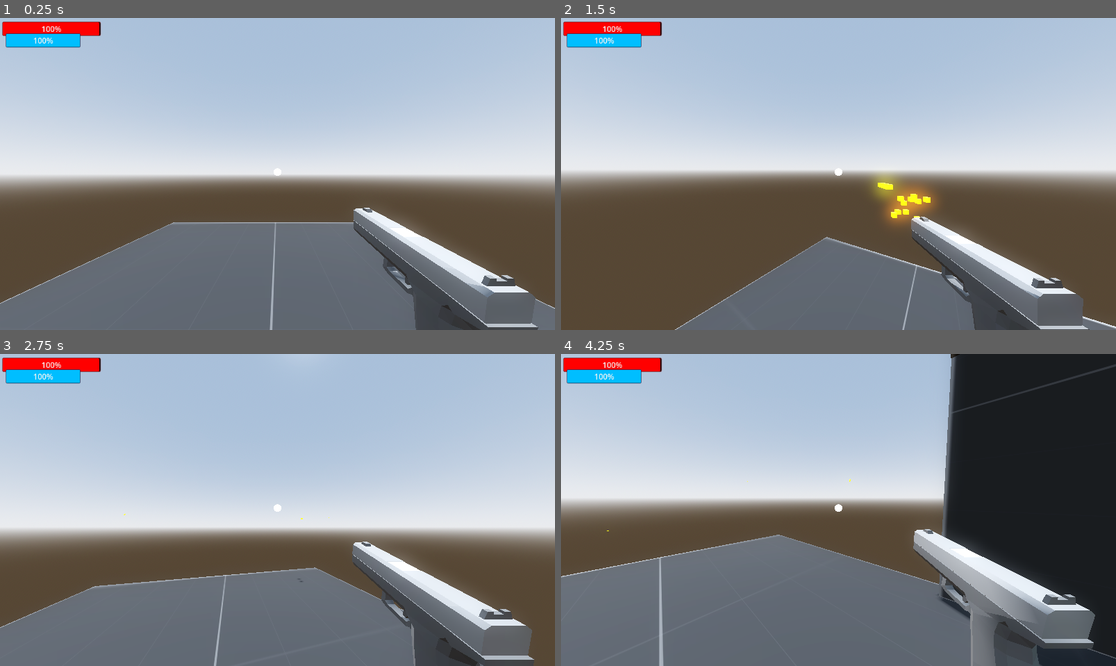
Above: before the commit, frames 1-4 (two rows, left to right).
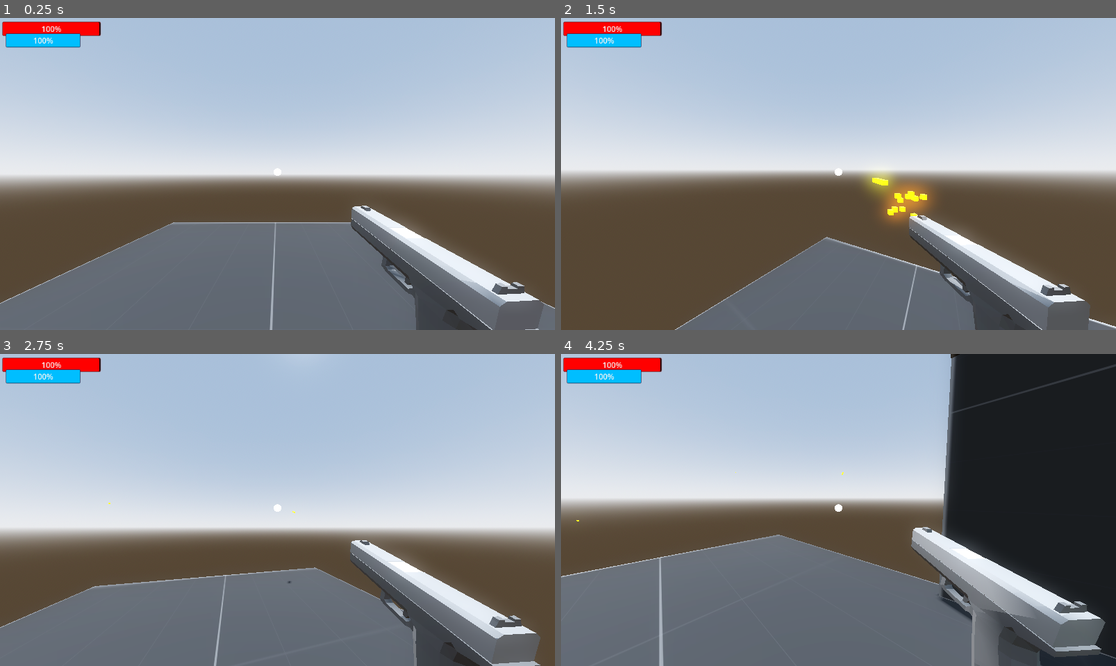
Above: after the commit, the same moments.

Repository: OliverSkogsrud/shooter
Game: Godot game, scene res://Scenes/world.tscn
The game is run twice, just before and just after one commit, with the same random seed, the same clock (stepped at 60 frames per second) and the same inputs.
Inputs (mouse positions are in pixels of both pictures, inside the frame that each line leads up to):
- Up to frame 1 (0.25 s): no input
- Up to frame 2 (1.5 s): tap Enter (ui_accept) at 0.5, 0.77 s; move the mouse to (866, 174) at 0.52 s; tap A (a) at 0.6 s; click (866, 174) at 0.67 s; tap D (d) at 0.8, 1.35 s; move the mouse to (810, 174) at 1.27 s; click (810, 174) at 1.42 s
- Up to frame 3 (2.75 s): tap Enter (ui_accept) at 1.52 s; tap S (s) at 1.55, 2.1 s; move the mouse to (288, 503) at 2.02 s; click (288, 503) at 2.17 s; tap A (a) at 2.3 s
- Up to frame 4 (4.25 s): move the mouse to (832, 516) at 2.77 s; tap A (a) at 2.85 s; click (832, 516) at 2.92 s; tap Enter (ui_accept) at 3.02, 3.77 s; tap D (d) at 3.05, 3.6 s; move the mouse to (877, 513) at 3.52 s; click (877, 513) at 3.67 s; tap S (s) at 3.8 s

The runs differ from the first frame. In frame 1, 1.0% of the frame differs, in the area x 63-98%, y 60-100%; in frame 2, 1.3%; in frame 3, 1.2%; in frame 4, 1.7%, in the area x 2-99%, y 37-100%.

Commit message:
fixed camera in death screen and changed gun rotation

Diff:
--- a/Scenes/death_screen.tscn
+++ b/Scenes/death_screen.tscn
@@ -40,8 +40,9 @@
 text = "Quit
 "
 
-[node name="Camera2D" type="Camera2D" parent="PanelContainer"]
-position = Vector2(579, 326)
+[node name="Camera2D" type="Camera2D" parent="."]
+position = Vector2(578, 323)
+zoom = Vector2(1.3, 1.3)
 
 [connection signal="pressed" from="PanelContainer/AspectRatioContainer/VBoxContainer/TryAgain" to="." method="_on_try_again_pressed"]
 [connection signal="pressed" from="PanelContainer/AspectRatioContainer/VBoxContainer/Quit" to="." method="_on_quit_pressed"]
--- a/Scenes/player.tscn
+++ b/Scenes/player.tscn
@@ -28,7 +28,7 @@
 fov = 90.0
 
 [node name="hand" type="Node3D" parent="Neck/Camera3D"]
-transform = Transform3D(1, 0, 0, 0, 1, 0, 0, 0, 1, 0.466166, -0.333896, -0.57936)
+transform = Transform3D(0.998363, 0, 0.0571981, 0.00276321, 0.998832, -0.0482303, -0.0571314, 0.0483094, 0.997197, 0.466166, -0.333896, -0.57936)
 
 [node name="Gun" parent="Neck/Camera3D/hand" instance=ExtResource("2_oyjh0")]
 transform = Transform3D(0.145966, 0, 0, 0, 0.145966, 0, 0, 0, 0.145966, 0, 0, 0)
